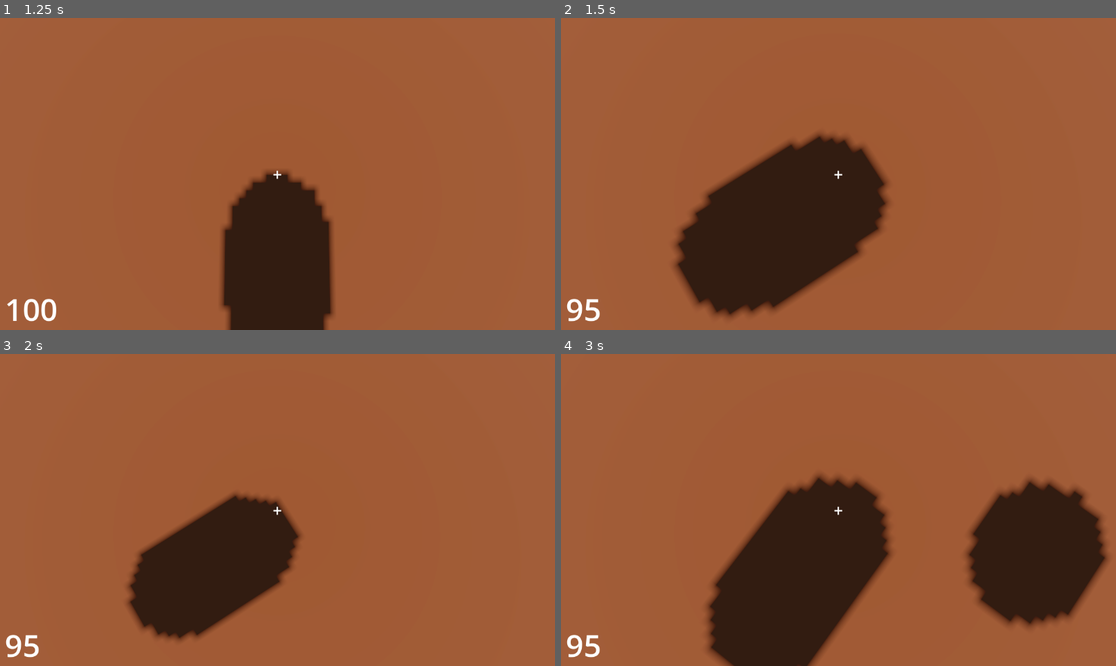
Above: before the commit, frames 1-4 (two rows, left to right).
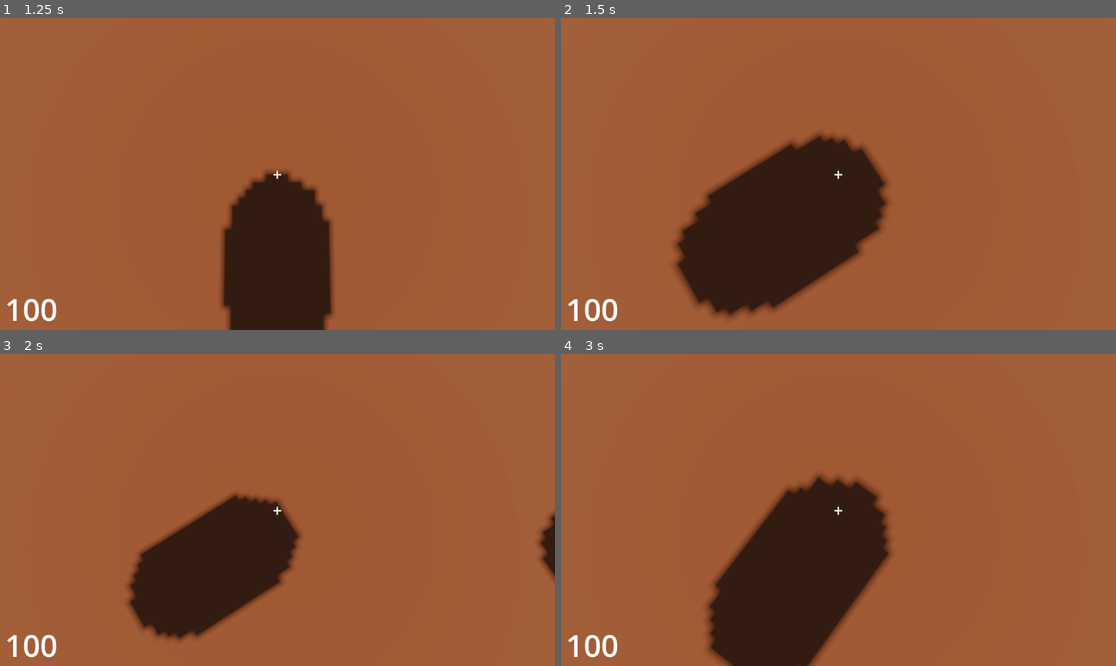
Above: after the commit, the same moments.

Repository: CSbean/Tower-Blaster
Game: Godot game, scene res://world.tscn
Two runs of this game, one before a commit and one after it. Both use one fixed random seed, a clock stepped at 60 frames per second and the inputs below.
Inputs (mouse positions are in pixels of both pictures, inside the frame that each line leads up to):
- Up to frame 1 (1.25 s): move the mouse to (305, 174) at 0.52 s; hold Up (ui_up) from 0.53 s (still down); click (305, 174) at 0.6 s; tap Space (jump) at 0.77 s
- Up to frame 2 (1.5 s): keep holding Up (ui_up); move the mouse to (810, 174) at 1.27 s; right-click (810, 174) at 1.35 s
- Up to frame 3 (2 s): keep holding Up (ui_up); tap Space (jump) at 1.52 s; click (249, 510) at 1.55 s
- Up to frame 4 (3 s): keep holding Up (ui_up); move the mouse to (849, 503) at 2.02 s; tap W (move_foward) at 2.1 s; click (849, 503) at 2.3 s; move the mouse to (832, 516) at 2.77 s; click (832, 516) at 2.85 s

Frame 1 is identical in both runs. In frame 2, 0.3% of the frame differs, in the area x 1-11%, y 89-98%; in frame 3, 0.8%; in frame 4, 9.5%, in the area x 1-99%, y 39-98%.

Commit message:
bace can blow up and stated the gun

Diff:
--- a/tower-blaster/base.gd
+++ b/tower-blaster/base.gd
@@ -2,6 +2,7 @@
 class_name Base
 
 @onready var progress_bar: ProgressBar = $Sprite3D/SubViewport/ProgressBar
+@onready var explosion_particles: GPUParticles3D = $ExplosionParticles
 
 
 var health = 100
@@ -16,7 +17,13 @@
 
 func take_damage(num : float)->void:
 	health -= num
+	if health <= 0:
+		explode()
 	#https://www.youtube.com/watch?v=Afq4P6sS-xY
 	if progress_bar.value < num:
 		num = progress_bar.value
-	print(health)
+	progress_bar.value -= num
+
+
+func explode()->void:
+	explosion_particles.emitting = true
--- a/tower-blaster/base.tscn
+++ b/tower-blaster/base.tscn
@@ -3,6 +3,7 @@
 [ext_resource type="Script" uid="uid://c43gvpko02t4e" path="res://base.gd" id="1_3vi8l"]
 [ext_resource type="PackedScene" uid="uid://cr2p8y25x6pcq" path="res://assets/Base.glb" id="1_rpg24"]
 [ext_resource type="PackedScene" uid="uid://cf83tst054i4w" path="res://progress_bar.tscn" id="3_8rhti"]
+[ext_resource type="PackedScene" uid="uid://b1webjidu18rm" path="res://explosion_particles.tscn" id="4_ohhpf"]
 
 [sub_resource type="StandardMaterial3D" id="StandardMaterial3D_rpg24"]
 
@@ -40,3 +41,6 @@
 transparent_bg = true
 
 [node name="ProgressBar" parent="Sprite3D/SubViewport" unique_id=468172243 instance=ExtResource("3_8rhti")]
+
+[node name="ExplosionParticles" parent="." unique_id=1495942892 instance=ExtResource("4_ohhpf")]
+transform = Transform3D(1, 0, 0, 0, 1, 0, 0, 0, 1, 0, 2.5, 0)
--- a/tower-blaster/cannon_projectile.tscn
+++ b/tower-blaster/cannon_projectile.tscn
@@ -14,7 +14,7 @@
 collision_layer = 4
 collision_mask = 3
 script = ExtResource("1_n5pep")
-speed = 15
+speed = 10
 
 [node name="MeshInstance3D" type="MeshInstance3D" parent="." unique_id=166858927]
 mesh = SubResource("SphereMesh_au73y")
--- a/tower-blaster/explosion_particles.tscn
+++ b/tower-blaster/explosion_particles.tscn
@@ -50,8 +50,11 @@
 material = SubResource("StandardMaterial3D_5wvwh")
 
 [node name="ExplosionParticles" type="GPUParticles3D" unique_id=1495942892]
+transform = Transform3D(2.5, 0, 0, 0, 2.5, 0, 0, 0, 2.5, 0, 0, 0)
 cast_shadow = 0
-amount = 64
-explosiveness = 0.75
+emitting = false
+amount = 200
+one_shot = true
+explosiveness = 1.0
 process_material = SubResource("ParticleProcessMaterial_1onfr")
 draw_pass_1 = SubResource("QuadMesh_gb05o")
--- /dev/null
+++ b/tower-blaster/gun.tscn
@@ -0,0 +1,6 @@
+[gd_scene format=3 uid="uid://bcfqv2ykm7n82"]
+
+[node name="gun" type="Node3D" unique_id=1207737730]
+
+[node name="CSGBox3D" type="CSGBox3D" parent="." unique_id=1334562479]
+size = Vector3(3, 1, 1)
